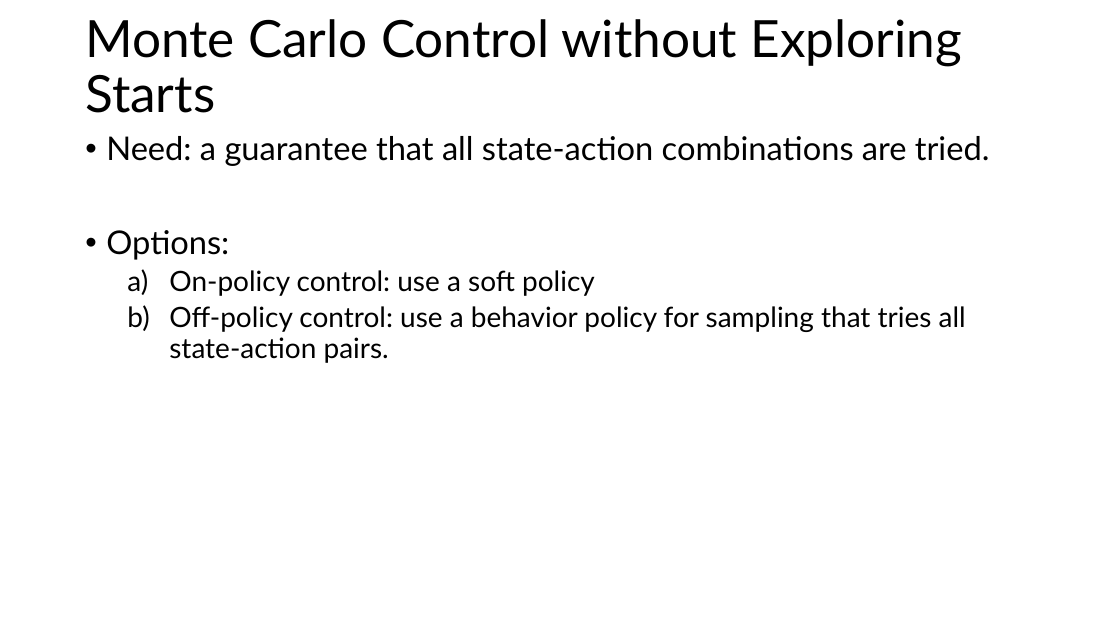
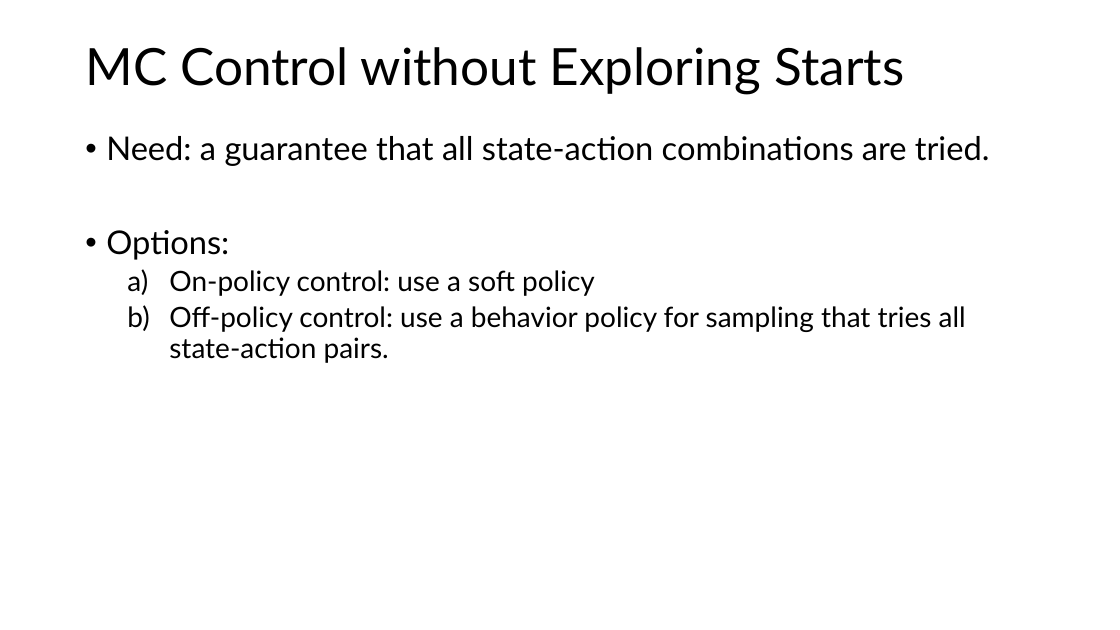
Before and after one commit to mhahsler/Introduction_to_Reinforcement_Learning, a slide deck: slide 11 of slides/Lecture04.pptx. Drawn at 1120x630 pixels with LibreOffice and Linux fonts; fonts in the diff are those of the drawing. Boxes give left, top, right and bottom in pixels: in the first picture for what was removed or moved away, otherwise in the second. Text is boxed around its words. In the diff, an @@ line names an element or a change of style, - is before the commit and + after.

```diff
--- a/slides/Lecture04.pptx
+++ b/slides/Lecture04.pptx
@@ title at [85, 47, 904, 94]: text changed @@
-Monte Carlo Control without Exploring Starts
+MC Control without Exploring Starts
```
Also in this commit, not shown: 10 other slides changed, 5 slides added, 2 slides removed, 5 other files.
